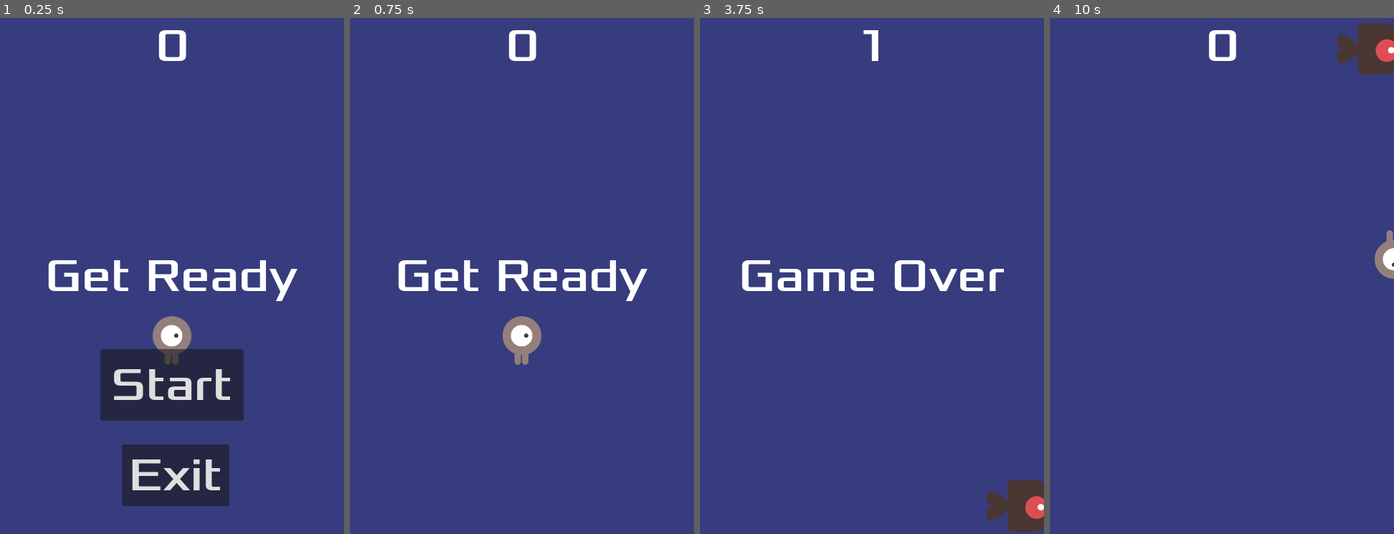
Above: before the commit, frames 1-4 (left to right).
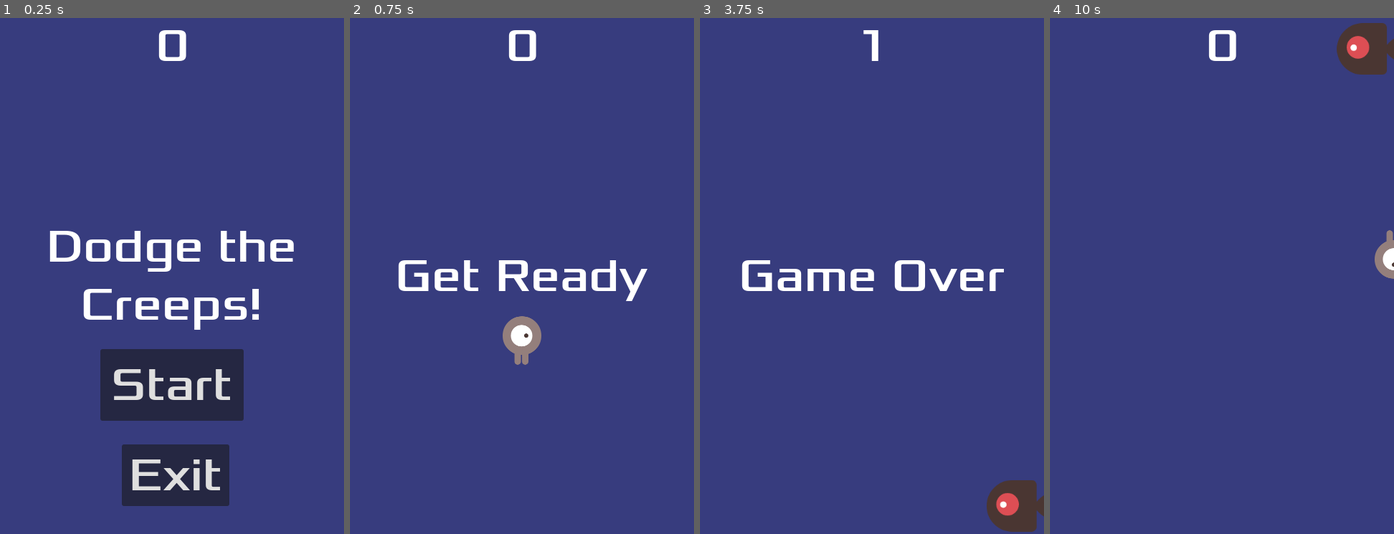
Above: after the commit, the same moments.

Repository: KLVA1217/your_first_2d_game
Game: Godot game, scene res://main.tscn
Two runs of this game, one before a commit and one after it. Both use one fixed random seed, a clock stepped at 60 frames per second and the inputs below.
Inputs:
- Up to frame 1 (0.25 s): no input
- Up to frame 2 (0.75 s): click "Start" at 0.5 s
- Up to frame 3 (3.75 s): tap Enter at 1.25 s; hold Right (move_right) 1.28-2.03 s; hold Down (move_down) 2.03-2.78 s; hold Right (move_right) 2.78-3.53 s; hold Up (move_up) from 3.53 s (still down)
- Up to frame 4 (10 s): release Up (move_up) at 4.28 s; hold Left (move_left) 4.28-5.78 s; tap Space at 5, 8 s; hold Down (move_down) 5.78-6.53 s; tap Enter at 6.5 s; hold Right (move_right) 6.53-7.25 s; click "Start" at 7.25 s; hold Up (move_up) 8.03-8.78 s; hold Right (move_right) 8.78-9.53 s; hold Down (move_down) from 9.53 s (still down)

The runs differ from the first frame. In frame 1, 5.3% of the frame differs, in the area x 13-87%, y 41-68%; in frame 2, nothing differs; in frame 3, 0.8%; in frame 4, 0.8%.

Commit message:
Mob animation fits with direction

Diff:
--- a/main.gd
+++ b/main.gd
@@ -5,7 +5,7 @@
 
 # Called when the node enters the scene tree for the first time.
 func _ready() -> void:
-	new_game()
+	# new_game()
 	set_process(true)
 
 # Called every frame. 'delta' is the elapsed time since the previous frame.
--- a/mob.gd
+++ b/mob.gd
@@ -6,10 +6,19 @@
 	var mob_types = $AnimatedSprite2D.sprite_frames.get_animation_names()
 	$AnimatedSprite2D.play(mob_types[randi() % mob_types.size()])
 
+	var velocity = self.linear_velocity
+
+	# print("velocity.x < 0 = " + str(velocity.x < 0))
+	$AnimatedSprite2D.flip_h = velocity.x < 0
+
+	# print("velocity.y < 0 = " + str(velocity.y < 0))
+	$AnimatedSprite2D.flip_v = velocity.y > 0
+
+	$AnimatedSprite2D.play()
+
 # Called every frame. 'delta' is the elapsed time since the previous frame.
 func _process(delta: float) -> void:
 	pass
 
-
 func _on_visible_on_screen_notifier_2d_screen_exited() -> void:
 	queue_free()
